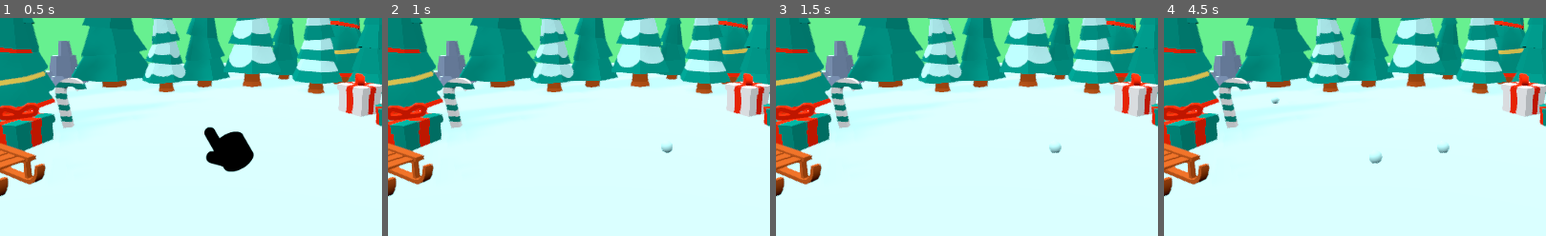
Above: before the commit, frames 1-4 (left to right).
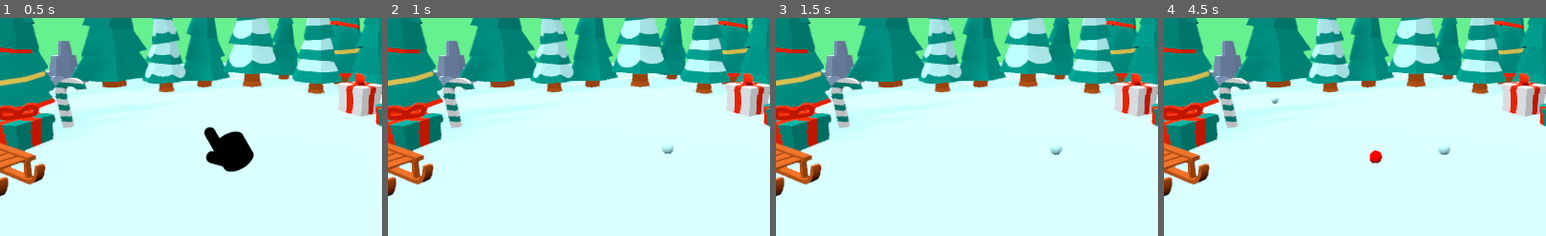
Above: after the commit, the same moments.

Repository: romualdk/game-godot-snowman
Game: Godot game, scene res://scenes/Main.tscn
Same seed, same stepped clock (60 frames per second), same inputs: the game is played once before the commit and once after it.
Inputs (mouse positions are % of the whole screen's width and height, from its top left):
- Up to frame 1 (0.5 s): no input
- Up to frame 2 (1 s): click (53, 66) at 0.5 s
- Up to frame 3 (1.5 s): click (89, 5) at 1.27 s
- Up to frame 4 (4.5 s): tap Enter at 2, 3.5 s; move the mouse to (72, 44) at 2.02 s; press the mouse at (72, 44) at 2.03 s; release the mouse at (72, 44) at 2.75 s; tap Space at 2.75, 4.25 s; drag from (30, 54) to (45, 69) at 2.77 s; move the mouse to (60, 26) at 3.52 s; press the mouse at (60, 26) at 3.53 s; release the mouse at (60, 26) at 4.25 s; drag from (45, 69) to (20, 34) at 4.27 s
The pictures show only the part of the screen within x 17-67%, y 36-86%; the shares and areas given below are measured in that part.

Frame 1 is identical in both runs. In frame 2, less than 0.1% of the frame differs, in the area x 71-75%, y 58-63%; in frame 3, less than 0.1%; in frame 4, 0.3%, in the area x 29-75%, y 37-67%.

Commit message:
continue to drag pevious snowball
Now ball can be dragged and rolled again
There is no option to click and teleport anymore
Color snowball on drag in debug

Diff:
--- a/scenes/Main.gd
+++ b/scenes/Main.gd
@@ -5,60 +5,71 @@
 onready var snowball_scene = load("res://scenes/Snowball/Snowball.tscn")
 onready var gui = get_node("GUI")
 
-var picked = false
-var picked_snowball
-var balls = 0
+var snowball = null
 
 func _ready():
 	gui.setMusic(!debug)
+	Input.set_default_cursor_shape(Input.CURSOR_DRAG)
 
 func _input(event):
-	if event is InputEventMouseButton and event.button_index == BUTTON_LEFT and event.pressed:
-		process_click()
+	if event is InputEventMouseButton and event.is_action_pressed("click"):
+		on_click()
+
+	if event is InputEventMouseButton and event.is_action_released("click"):
+		if snowball:
+			set_snowball(null)
 
 	if Input.is_action_pressed("ui_cancel"):
 		get_tree().quit()
 
-func _process(delta):
-	pass
+func set_snowball(new_snowball):
+	if snowball:
+		if debug:
+			snowball.set_base_material()
 
-func process_click():
-	var mousePos = get_viewport().get_mouse_position()
+		snowball.should_move = false
+		snowball = false
+
+	if new_snowball:
+		snowball = new_snowball
+		snowball.should_move = true
+		snowball.apply_central_impulse(Vector3(0.1, 0, 0))
+
+		if debug:
+			snowball.change_color(Color(1, 0, 0))
+
+func hide_swipe_call_to_action():
+	var hand = get_node("SwipeCallToAction")
+	if hand:
+		hand.queue_free()
+
+func on_click():
+	hide_swipe_call_to_action()
+
+	var hit = raycast()
+	if hit.size() != 0:
+		# snowball
+		if hit.collider.is_in_group("snowballs") == true:
+			set_snowball(hit.collider)
+		# ground
+		else:
+			spawn(hit.position)
+
+func raycast():
+	var mouse_position = get_viewport().get_mouse_position()
 	var camera = get_viewport().get_camera()
 
-	var from = camera.project_ray_origin(mousePos)
-	var to = from + camera.project_ray_normal(mousePos) * 1000
+	var from = camera.project_ray_origin(mouse_position)
+	var to = from + camera.project_ray_normal(mouse_position) * 1000
 
 	var space_state = get_world().get_direct_space_state()
 	var hit = space_state.intersect_ray(from, to, [self], 1)
 
-	if hit.size() != 0:
-		if hit.collider.is_in_group("snowballs") == true:
-			pick(hit.collider, hit.position)
-		elif picked == true:
-			pick(hit.collider, hit.position)
-		else:
-			spawn(hit.position)
-			balls += 1
-
-			if balls == 1:
-				var hand = get_node("SwipeCallToAction")
-				hand.queue_free()
+	return hit
 
 func spawn(position):
-	var snowball = snowball_scene.instance()
-	snowball.translation = position
-	add_child(snowball)
+	var new_snowball = snowball_scene.instance()
+	new_snowball.translation = position
+	add_child(new_snowball)
 
-func pick(snowball, position):
-	if picked == false:
-		picked = true
-		picked_snowball = snowball
-		picked_snowball.mode = RigidBody.MODE_STATIC
-	else:
-		var newPos = Vector3(position.x, position.y + 0.5, position.z)
-		picked_snowball.translation = newPos
-		picked_snowball.mode = RigidBody.MODE_RIGID
-		picked_snowball.apply_central_impulse(Vector3.ZERO)
-		picked = false
-		picked_snowball = null
+	set_snowball(new_snowball)
--- a/scenes/Snowball/Snowball.gd
+++ b/scenes/Snowball/Snowball.gd
@@ -6,23 +6,43 @@
 const MAX_SIZE = 0.75
 
 var size = MIN_SIZE
-var should_move = true
+var should_move = false
 
-var lastPosition = Vector3()
-var travelledDistance = 0
+var last_position = Vector3()
+var travelled_distance = 0
 
 var target = Vector3()
 
-var collisionShape
-var meshInstance
+var collision_shape
+var mesh_instance
+
+var base_material
+var color
+
+func set_base_material():
+	mesh_instance.set_surface_material(0, base_material)
+
+func change_color(new_color):
+	color = new_color
+
+	if mesh_instance:
+		if color:
+			var new_material = base_material.duplicate()
+			new_material.albedo_color = color
+			mesh_instance.set_surface_material(0, new_material)
+		else:
+			mesh_instance.set_surface_material(0, base_material)
 
 func _ready():
-	collisionShape = get_node("CollisionShape")
-	meshInstance = get_node("MeshInstance")
+	collision_shape = get_node("CollisionShape")
+	mesh_instance = get_node("MeshInstance")
+	base_material = mesh_instance.get_surface_material(0)
 	setLastPosition()
 
+
+
 func setLastPosition() :
-	lastPosition = self.to_global(self.translation)
+	last_position = self.to_global(self.translation)
 
 func _process(delta):
 	if should_move == true:
@@ -30,8 +50,8 @@
 		grow()
 		setLastPosition()
 
-	if Input.is_action_just_released("click"):
-		should_move = false
+	# if Input.is_action_just_released("click"):
+	# 	self.should_move = false
 
 func set_target():
 	var mousePos = get_viewport().get_mouse_position()
@@ -47,12 +67,12 @@
 		target = result.position
 
 func grow():
-	var currentPosition = self.to_global(self.translation)
-	var lastPos2D = Vector2(lastPosition.x, lastPosition.y)
-	var currentPos2D = Vector2(currentPosition.x, currentPosition.y)
-	travelledDistance += lastPos2D.distance_to(currentPos2D)
+	var current_position = self.to_global(self.translation)
+	var last_position_2d = Vector2(last_position.x, last_position.y)
+	var current_position_2d = Vector2(current_position.x, current_position.y)
+	travelled_distance += last_position_2d.distance_to(current_position_2d)
 
-	size = travelledDistance * GROWTH
+	size = travelled_distance * GROWTH
 
 	if size < MIN_SIZE:
 		size = MIN_SIZE
@@ -60,14 +80,14 @@
 		size = MAX_SIZE
 
 func resize():
-	collisionShape.shape.radius = size
-	meshInstance.scale = Vector3(size, size, size)
+	collision_shape.shape.radius = size
+	mesh_instance.scale = Vector3(size, size, size)
 
 func look_follow(state, current_transform, target_position):
 	var target_dir = (target_position - current_transform.origin).normalized()
 	target_dir.y = 0
 
-	if should_move:
+	if should_move == true:
 		state.set_linear_velocity(target_dir * SPEED)
 
 func _integrate_forces(state):
